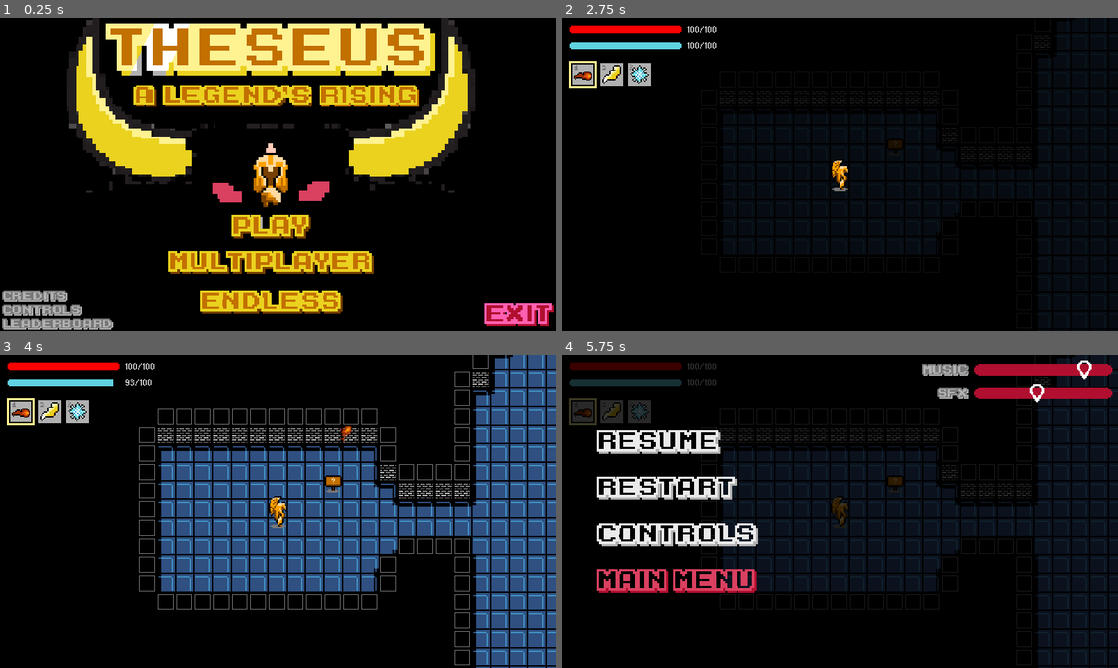
Above: before the commit, frames 1-4 (two rows, left to right).
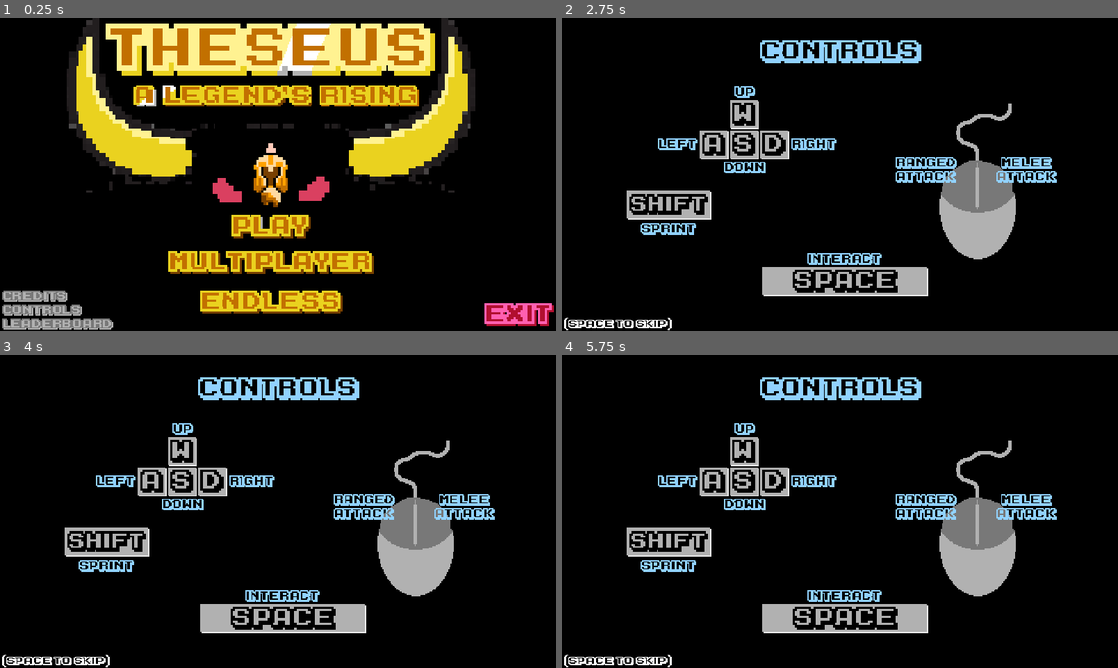
Above: after the commit, the same moments.

Repository: jonathanlin0/Theseus
Game: Godot game, scene res://Menu/Title_Screen.tscn
Two runs of this game, one before a commit and one after it. Both use one fixed random seed, a clock stepped at 60 frames per second and the inputs below. Video files are missing from this copy of the repository; at most half a second of black plays in their place. Sound files missing from this copy of the repository are replaced by a short silence.
Inputs (mouse positions are in pixels of both pictures, inside the frame that each line leads up to):
- Up to frame 1 (0.25 s): no input
- Up to frame 2 (2.75 s): click (834, 227) at 0.5 s; click (834, 227) at 1.25 s; tap Enter at 2 s; move the mouse to (962, 158) at 2.02 s; hold Up (ui_up) from 2.03 s (still down); hold Space (ui_space) from 2.03 s (still down); click (962, 158) at 2.17 s; tap Keypad Enter (ui_accept) at 2.27, 2.3, 2.57 s
- Up to frame 3 (4 s): move the mouse to (166, 527) at 2.77 s; release Up (ui_up) at 2.78 s; release Space (ui_space) at 2.78 s; tap Keypad Enter (ui_accept) at 2.85, 3.02, 3.32, 3.8 s; tap Space (ui_space) at 3.05 s; move the mouse to (333, 442) at 3.52 s; hold Up (ui_up) from 3.53 s (still down); click (333, 442) at 3.6 s
- Up to frame 4 (5.75 s): tap Keypad Enter (ui_accept) at 4.25, 4.52, 4.82, 5.27, 5.3, 5.57 s; move the mouse to (812, 574) at 4.27 s; tap Space (ui_space) at 4.35 s; click (812, 574) at 4.42 s; move the mouse to (1006, 558) at 5.02 s; release Up (ui_up) at 5.03 s; hold Shift from 5.03 s (still down); tap Escape (ui_cancel) at 5.65 s

The runs differ from the first frame. In frame 1, 1.4% of the frame differs, in the area x 23-60%, y 1-61%; in frame 2, 17%; in frame 3, 41%; in frame 4, 47%, in the area x 0-100%, y 0-100%.

Commit message:
Delete chests Folder

Diff:
--- a/Theseus/Menu/Title_Screen.tscn
+++ b/Theseus/Menu/Title_Screen.tscn
@@ -230,7 +230,7 @@
 position = Vector2( 238, 135 )
 scale = Vector2( 1.05, 1.05 )
 frames = SubResource( 1 )
-frame = 9
+frame = 19
 playing = true
 
 [node name="Play" type="TextureButton" parent="."]
--- a/Theseus/Power_Ups/chests/basic_chest.gd
+++ /dev/null
@@ -1,79 +0,0 @@
-extends StaticBody2D
-
-
-# Declare member variables here. Examples:
-# var a = 2
-# var b = "text"
-var net_distance
-var last_anim
-
-var powOne
-var powTwo
-
-var rare_chance = master_data.rare_chance_in_basic_chest
-var rand = RandomNumberGenerator.new()
-
-var opened = false
-
-
-const CUTLER_COMMON = preload("res://Power_Ups/cutler_common.tscn")
-const CUTLER_RARE = preload("res://Power_Ups/cutler_rare.tscn")
-const HEALTH_COMMON = preload("res://Power_Ups/healthcanister_common.tscn")
-const HEALTH_RARE = preload("res://Power_Ups/healthcanister_rare.tscn")
-const MANA_COMMON = preload("res://Power_Ups/manacanister_common.tscn")
-const MANA_RARE = preload("res://Power_Ups/manacanister_rare.tscn")
-const EYE_COMMON = preload("res://Power_Ups/rangedeye_common.tscn")
-const EYE_RARE = preload("res://Power_Ups/rangedeye_rare.tscn")
-const WINGS_COMMON = preload("res://Power_Ups/wings_common.tscn")
-const WINGS_RARE = preload("res://Power_Ups/wings_rare.tscn")
-
-var pow_array_common = [CUTLER_COMMON, HEALTH_COMMON, MANA_COMMON, EYE_COMMON, WINGS_COMMON]
-var pow_array_rare = [CUTLER_RARE, HEALTH_RARE, MANA_RARE, EYE_RARE, WINGS_RARE]
-
-# Called when the node enters the scene tree for the first time.
-func _ready():
-	rand.randomize()
-	var rand_num = rand.randf_range(0, 1.0)
-
-	if (rand_num <= rare_chance):
-		powOne = (pow_array_rare[randi() % pow_array_rare.size()]).instance()
-	else:
-		powOne = (pow_array_common[randi() % pow_array_common.size()]).instance()
-
-	rand.randomize()
-	rand_num = rand.randf_range(0, 1.0)
-
-	if (rand_num <= rare_chance):
-		powTwo = (pow_array_rare[randi() % pow_array_rare.size()]).instance()
-	else:
-		powTwo = (pow_array_common[randi() % pow_array_common.size()]).instance()
-
-
-
-# Called every frame. 'delta' is the elapsed time since the previous frame.
-func _process(delta):
-	var difference_x = master_data.player_x - global_position.x
-	var difference_y = master_data.player_y - global_position.y
-
-	net_distance = sqrt((difference_x * difference_x) + (difference_y * difference_y))
-
-	if (net_distance <= master_data.chest_distance && !opened or Input.is_action_just_pressed("ui_up")):
-		if (Input.is_action_just_pressed("ui_accept")):
-			$opening.play()
-			$AnimatedSprite.play("opening")
-			last_anim = "opening"
-
-
-
-
-func _on_AnimatedSprite_animation_finished():
-	if (last_anim == "opening" && !opened):
-		$AnimatedSprite.play("opened")
-		last_anim = "opened"
-		get_parent().add_child(powOne)
-		powOne.global_position = $powPosOne.global_position
-		powOne.direction = 1
-		get_parent().add_child(powTwo)
-		powTwo.global_position = $powPosTwo.global_position
-		powTwo.direction = -1
-		opened = true
--- a/Theseus/Power_Ups/chests/basic_chest.tscn
+++ /dev/null
@@ -1,77 +0,0 @@
-[gd_scene load_steps=14 format=2]
-
-[ext_resource path="res://Power_Ups/Chests/chest_basic_closed.png" type="Texture" id=1]
-[ext_resource path="res://Power_Ups/Chests/chest_basic_opening.png" type="Texture" id=2]
-[ext_resource path="res://Power_Ups/Chests/chest_all_opened.png" type="Texture" id=3]
-[ext_resource path="res://Power_Ups/Chests/basic_chest.gd" type="Script" id=4]
-[ext_resource path="res://Sound Effects/sfx_chest.wav" type="AudioStream" id=5]
-
-[sub_resource type="AtlasTexture" id=6]
-atlas = ExtResource( 1 )
-region = Rect2( 0, 0, 48, 40 )
-
-[sub_resource type="AtlasTexture" id=1]
-atlas = ExtResource( 3 )
-region = Rect2( 0, 0, 48, 40 )
-
-[sub_resource type="AtlasTexture" id=2]
-atlas = ExtResource( 2 )
-region = Rect2( 0, 0, 48, 40 )
-
-[sub_resource type="AtlasTexture" id=3]
-atlas = ExtResource( 2 )
-region = Rect2( 48, 0, 48, 40 )
-
-[sub_resource type="AtlasTexture" id=4]
-atlas = ExtResource( 2 )
-region = Rect2( 96, 0, 48, 40 )
-
-[sub_resource type="AtlasTexture" id=5]
-atlas = ExtResource( 2 )
-region = Rect2( 144, 0, 48, 40 )
-
-[sub_resource type="SpriteFrames" id=7]
-animations = [ {
-"frames": [ SubResource( 6 ) ],
-"loop": true,
-"name": "closed",
-"speed": 5.0
-}, {
-"frames": [ SubResource( 1 ) ],
-"loop": true,
-"name": "opened",
-"speed": 5.0
-}, {
-"frames": [ SubResource( 2 ), SubResource( 3 ), SubResource( 4 ), SubResource( 5 ) ],
-"loop": true,
-"name": "opening",
-"speed": 10.0
-} ]
-
-[sub_resource type="RectangleShape2D" id=8]
-extents = Vector2( 11, 9.5 )
-
-[node name="basic_chest" type="StaticBody2D"]
-position = Vector2( 63, 36 )
-script = ExtResource( 4 )
-
-[node name="AnimatedSprite" type="AnimatedSprite" parent="."]
-position = Vector2( 2, -2 )
-frames = SubResource( 7 )
-animation = "closed"
-
-[node name="CollisionShape2D" type="CollisionShape2D" parent="."]
-position = Vector2( 2, 4.5 )
-shape = SubResource( 8 )
-
-[node name="powPosTwo" type="Position2D" parent="."]
-position = Vector2( -2, 5 )
-
-[node name="powPosOne" type="Position2D" parent="."]
-position = Vector2( 6, 5 )
-
-[node name="opening" type="AudioStreamPlayer2D" parent="."]
-stream = ExtResource( 5 )
-bus = "SFX"
-
-[connection signal="animation_finished" from="AnimatedSprite" to="." method="_on_AnimatedSprite_animation_finished"]
--- a/Theseus/Power_Ups/chests/rare_chest.gd
+++ /dev/null
@@ -1,107 +0,0 @@
-extends StaticBody2D
-
-
-# Declare member variables here. Examples:
-# var a = 2
-# var b = "text"
-var net_distance
-var last_anim
-
-var powOne
-var powTwo
-var powThree
-var powFour
-
-var rare_chance = master_data.rare_chance_in_rare_chest
-var rand = RandomNumberGenerator.new()
-
-var opened = false
-
-
-const CUTLER_COMMON = preload("res://Power_Ups/cutler_common.tscn")
-const CUTLER_RARE = preload("res://Power_Ups/cutler_rare.tscn")
-const HEALTH_COMMON = preload("res://Power_Ups/healthcanister_common.tscn")
-const HEALTH_RARE = preload("res://Power_Ups/healthcanister_rare.tscn")
-const MANA_COMMON = preload("res://Power_Ups/manacanister_common.tscn")
-const MANA_RARE = preload("res://Power_Ups/manacanister_rare.tscn")
-const EYE_COMMON = preload("res://Power_Ups/rangedeye_common.tscn")
-const EYE_RARE = preload("res://Power_Ups/rangedeye_rare.tscn")
-const WINGS_COMMON = preload("res://Power_Ups/wings_common.tscn")
-const WINGS_RARE = preload("res://Power_Ups/wings_rare.tscn")
-
-var pow_array_common = [CUTLER_COMMON, HEALTH_COMMON, MANA_COMMON, EYE_COMMON, WINGS_COMMON]
-var pow_array_rare = [CUTLER_RARE, HEALTH_RARE, MANA_RARE, EYE_RARE, WINGS_RARE]
-
-# Called when the node enters the scene tree for the first time.
-func _ready():
-	rand.randomize()
-	var rand_num = rand.randf_range(0, 1.0)
-
-	if (rand_num <= rare_chance):
-		powOne = (pow_array_rare[randi() % pow_array_rare.size()]).instance()
-	else:
-		powOne = (pow_array_common[randi() % pow_array_common.size()]).instance()
-
-	rand.randomize()
-	rand_num = rand.randf_range(0, 1.0)
-
-	if (rand_num <= rare_chance):
-		powTwo = (pow_array_rare[randi() % pow_array_rare.size()]).instance()
-	else:
-		powTwo = (pow_array_common[randi() % pow_array_common.size()]).instance()
-
-	rand.randomize()
-	rand_num = rand.randf_range(0, 1.0)
-
-	if (rand_num <= rare_chance):
-		powThree = (pow_array_rare[randi() % pow_array_rare.size()]).instance()
-	else:
-		powThree = (pow_array_common[randi() % pow_array_common.size()]).instance()
-
-	rand.randomize()
-	rand_num = rand.randf_range(0, 1.0)
-
-	if (rand_num <= rare_chance):
-		powFour = (pow_array_rare[randi() % pow_array_rare.size()]).instance()
-	else:
-		powFour = (pow_array_common[randi() % pow_array_common.size()]).instance()
-
-
-
-# Called every frame. 'delta' is the elapsed time since the previous frame.
-func _process(delta):
-	var difference_x = master_data.player_x - position.x
-	var difference_y = master_data.player_y - position.y
-
-	net_distance = sqrt((difference_x * difference_x) + (difference_y * difference_y))
-
-	if (net_distance <= master_data.chest_distance && !opened):
-		if (Input.is_action_just_pressed("ui_accept")):
-			$AnimatedSprite.play("opening")
-			last_anim = "opening"
-
-
-
-# Called every frame. 'delta' is the elapsed time since the previous frame.
-#func _process(delta):
-#	pass
-
-
-func _on_AnimatedSprite_animation_finished():
-	if (last_anim == "opening" && !opened):
-		$AnimatedSprite.play("opened")
-		last_anim = "opened"
-		get_parent().add_child(powOne)
-		powOne.global_position = $powPosOne.global_position
-		powOne.direction = -1
-		get_parent().add_child(powTwo)
-		powTwo.global_position = $powPosTwo.global_position
-		powTwo.direction = 1
-
-		get_parent().add_child(powThree)
-		powThree.global_position = $powPosThree.global_position
-		powThree.direction = -1
-		get_parent().add_child(powFour)
-		powFour.global_position = $powPosFour.global_position
-		powFour.direction = 1
-		opened = true
--- a/Theseus/Power_Ups/chests/rare_chest.tscn
+++ /dev/null
@@ -1,77 +0,0 @@
-[gd_scene load_steps=13 format=2]
-
-[ext_resource path="res://Power_Ups/Chests/chest_rare_closed.png" type="Texture" id=1]
-[ext_resource path="res://Power_Ups/Chests/chest_all_opened.png" type="Texture" id=2]
-[ext_resource path="res://Power_Ups/Chests/chest_rare_opening.png" type="Texture" id=3]
-[ext_resource path="res://Power_Ups/Chests/rare_chest.gd" type="Script" id=4]
-
-
-[sub_resource type="AtlasTexture" id=9]
-atlas = ExtResource( 1 )
-region = Rect2( 0, 0, 48, 40 )
-
-[sub_resource type="AtlasTexture" id=10]
-atlas = ExtResource( 2 )
-region = Rect2( 0, 0, 48, 40 )
-
-[sub_resource type="AtlasTexture" id=11]
-atlas = ExtResource( 3 )
-region = Rect2( 0, 0, 48, 40 )
-
-[sub_resource type="AtlasTexture" id=12]
-atlas = ExtResource( 3 )
-region = Rect2( 48, 0, 48, 40 )
-
-[sub_resource type="AtlasTexture" id=13]
-atlas = ExtResource( 3 )
-region = Rect2( 96, 0, 48, 40 )
-
-[sub_resource type="AtlasTexture" id=14]
-atlas = ExtResource( 3 )
-region = Rect2( 144, 0, 48, 40 )
-
-[sub_resource type="SpriteFrames" id=7]
-animations = [ {
-"frames": [ SubResource( 9 ) ],
-"loop": true,
-"name": "closed",
-"speed": 5.0
-}, {
-"frames": [ SubResource( 10 ) ],
-"loop": true,
-"name": "opened",
-"speed": 5.0
-}, {
-"frames": [ SubResource( 11 ), SubResource( 12 ), SubResource( 13 ), SubResource( 14 ) ],
-"loop": true,
-"name": "opening",
-"speed": 10.0
-} ]
-
-[sub_resource type="RectangleShape2D" id=8]
-extents = Vector2( 11, 10.5 )
-
-[node name="rare_chest" type="StaticBody2D"]
-script = ExtResource( 4 )
-
-[node name="AnimatedSprite" type="AnimatedSprite" parent="."]
-frames = SubResource( 7 )
-animation = "closed"
-
-[node name="CollisionShape2D" type="CollisionShape2D" parent="."]
-position = Vector2( 0, 6 )
-shape = SubResource( 8 )
-
-[node name="powPosOne" type="Position2D" parent="."]
-position = Vector2( 0, 3 )
-
-[node name="powPosTwo" type="Position2D" parent="."]
-position = Vector2( 0, -4 )
-
-[node name="powPosThree" type="Position2D" parent="."]
-position = Vector2( -8, 9 )
-
-[node name="powPosFour" type="Position2D" parent="."]
-position = Vector2( 8, 9 )
-
-[connection signal="animation_finished" from="AnimatedSprite" to="." method="_on_AnimatedSprite_animation_finished"]
Not shown, changed: Theseus/Power_Ups/Icons/healthcanister_common.png.import
Not shown, changed: Theseus/Power_Ups/Icons/healthcanister_rare.png.import
Not shown, changed: Theseus/Power_Ups/Icons/manacanister_common.png.import
Not shown, changed: Theseus/Power_Ups/Icons/manacanister_rare.png.import
Not shown, changed: Theseus/Power_Ups/Icons/rangedeye_common.png.import
Not shown, changed: Theseus/Power_Ups/Icons/rangedeye_rare.png.import
Not shown, changed: Theseus/Power_Ups/Icons/swordcutler_common.png.import
Not shown, changed: Theseus/Power_Ups/Icons/swordcutler_rare.png.import
Not shown, changed: Theseus/Power_Ups/Icons/wings_common.png.import
Not shown, changed: Theseus/Power_Ups/Icons/wings_rare.png.import
Binary file removed: Theseus/Power_Ups/chests/chest_all_opened.png
Not shown, removed: Theseus/Power_Ups/chests/chest_all_opened.png.import
(and 12 more such lines)
